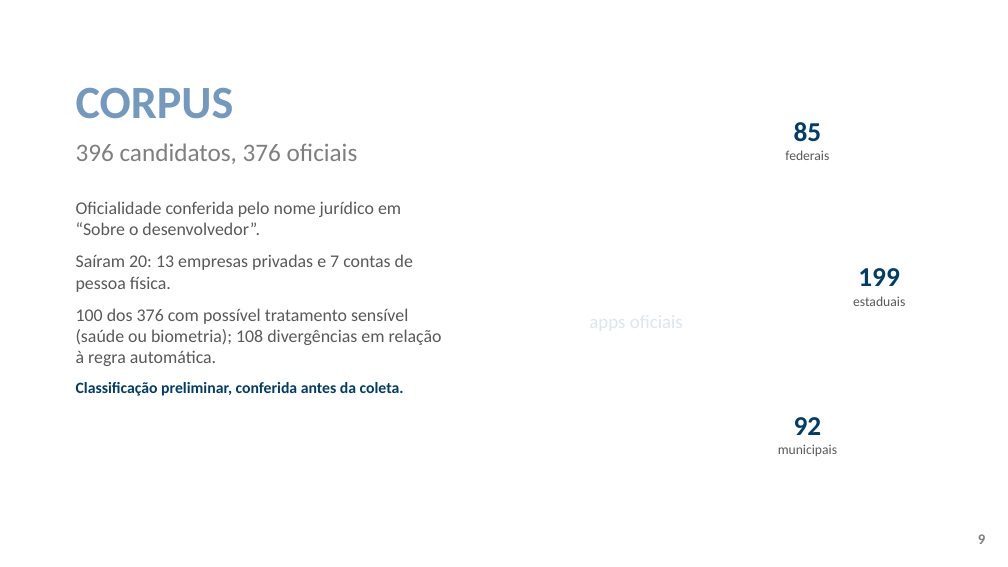
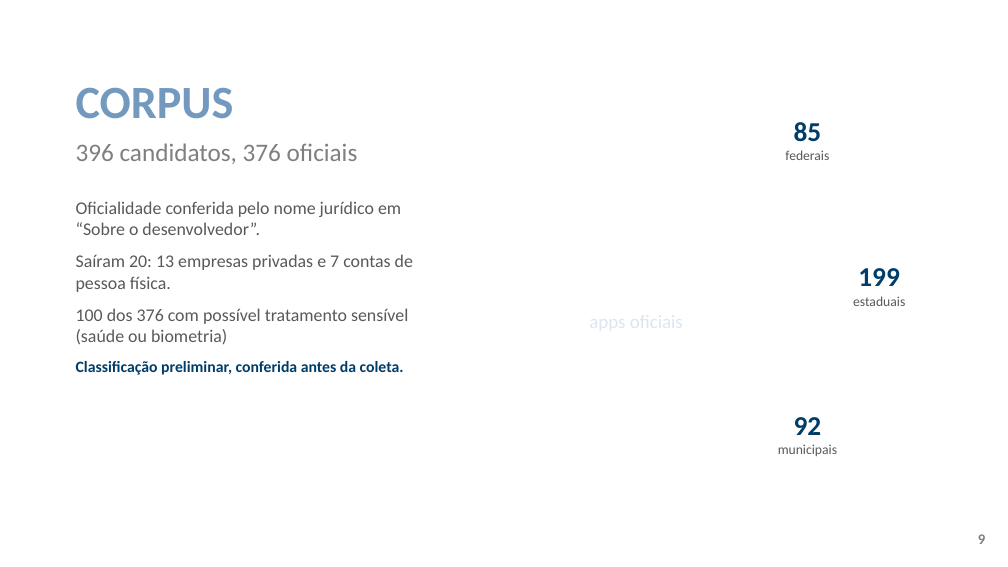
Before and after one commit to ClaudioAMF1/TCC, a slide deck: slide 9 of tcc/apresentacao/simulacao-defesa-rascunho.pptx. Drawn at 1008x567 pixels with LibreOffice and Linux fonts; fonts in the diff are those of the drawing; background and template pictures are left out. Boxes give left, top, right and bottom in pixels: in the first picture for what was removed or moved away, otherwise in the second. Text is boxed around its words. In the diff, an @@ line names an element or a change of style, - is before the commit and + after.

```diff
--- a/tcc/apresentacao/simulacao-defesa-rascunho.pptx
+++ b/tcc/apresentacao/simulacao-defesa-rascunho.pptx
@@ text at [76, 308, 408, 344]: text changed @@
-100 dos 376 com possível tratamento sensível (saúde ou biometria); 108 divergências em relação à regra automática.
+100 dos 376 com possível tratamento sensível (saúde ou biometria)
```
Also in this commit, not shown: 4 other slides changed, 5 other files.
